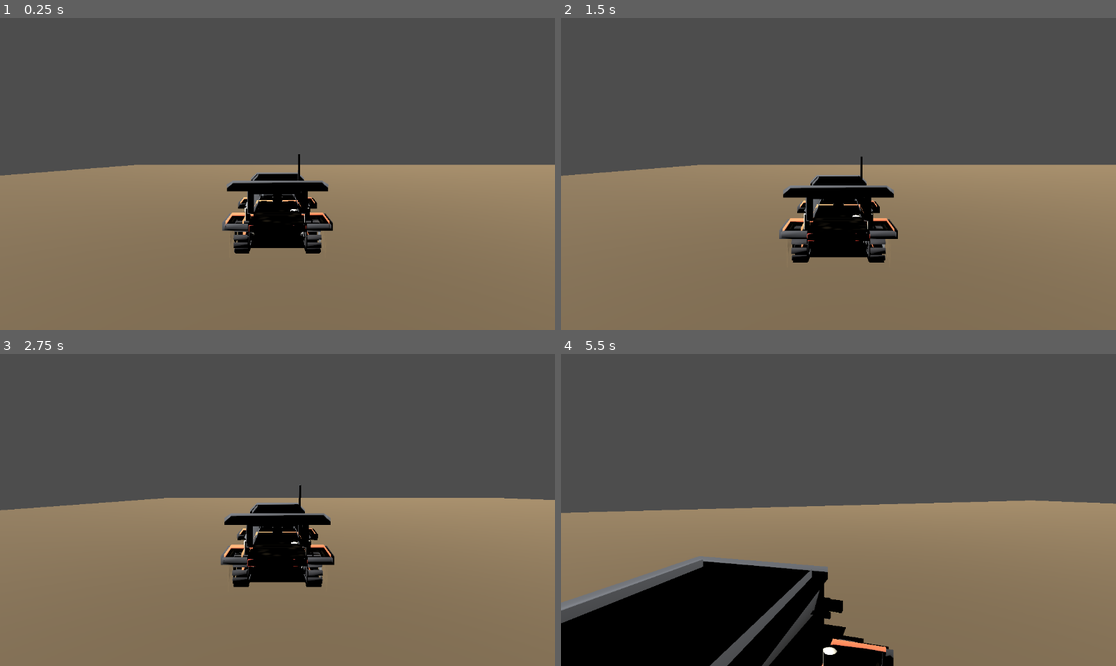
Above: before the commit, frames 1-4 (two rows, left to right).
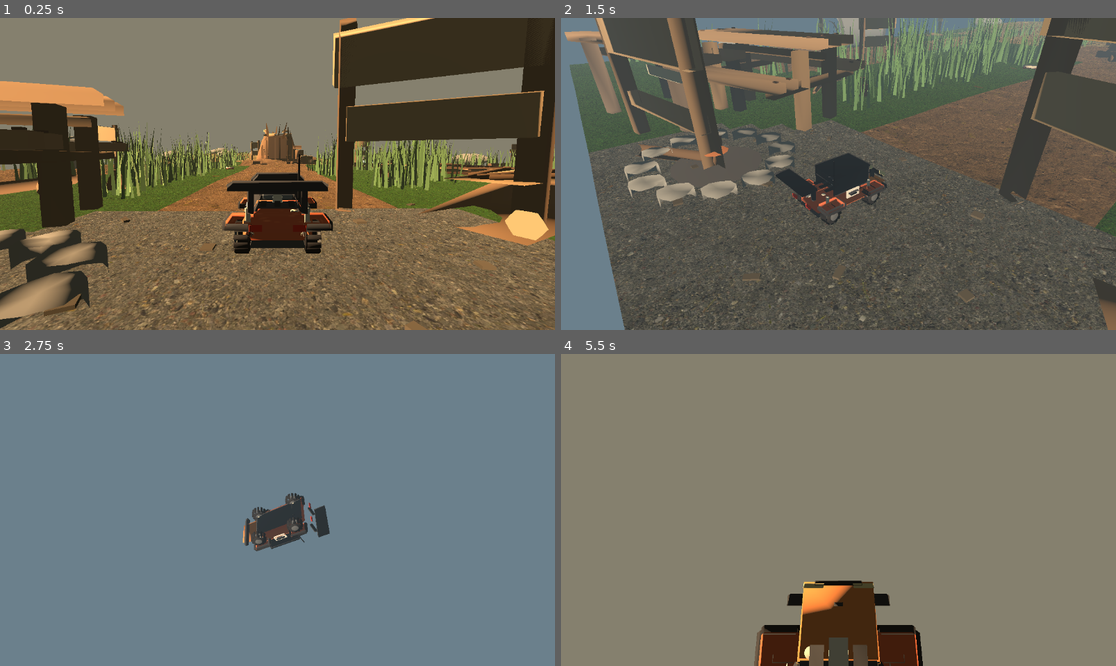
Above: after the commit, the same moments.

Repository: YotsuBotfds/trailhead
Game: Godot game, scene res://scenes/cedar_hollow_playable.tscn
The game is run twice, just before and just after one commit, with the same random seed, the same clock (stepped at 60 frames per second) and the same inputs. Before the commit the project starts from res://scenes/flat_plane.tscn.
Inputs:
- Up to frame 1 (0.25 s): no input
- Up to frame 2 (1.5 s): hold R (self_right) 0.53-1.28 s; tap C (cam_toggle) at 0.6 s; hold S (brake) from 1.28 s (still down); tap N (mood_toggle) at 1.35 s
- Up to frame 3 (2.75 s): release S (brake) at 2.03 s; hold R (self_right) from 2.03 s (still down); hold W (throttle) from 2.03 s (still down)
- Up to frame 4 (5.5 s): release R (self_right) at 2.78 s; release W (throttle) at 2.78 s; hold Up 2.78-3.53 s; tap one key every 0.75 s from 2.85 s: C (cam_toggle) N (mood_toggle) W (throttle) C (cam_toggle); hold A (steer_left) 3.53-5.03 s; hold S (brake) from 5.03 s (still down)

The runs differ from the first frame. In frame 1, 77% of the frame differs, in the area x 0-100%, y 0-100%; in frame 2, 73%; in frame 3, 100%; in frame 4, 72%.

Commit message:
Prepare external review handoff

Diff:
--- a/project.godot
+++ b/project.godot
@@ -6,7 +6,7 @@
 [application]
 
 config/name="Trailhead"
-run/main_scene="res://scenes/flat_plane.tscn"
+run/main_scene="res://scenes/cedar_hollow_playable.tscn"
 
 [autoload]
 
Not shown, changed: tools/check_generated_assets.sh
